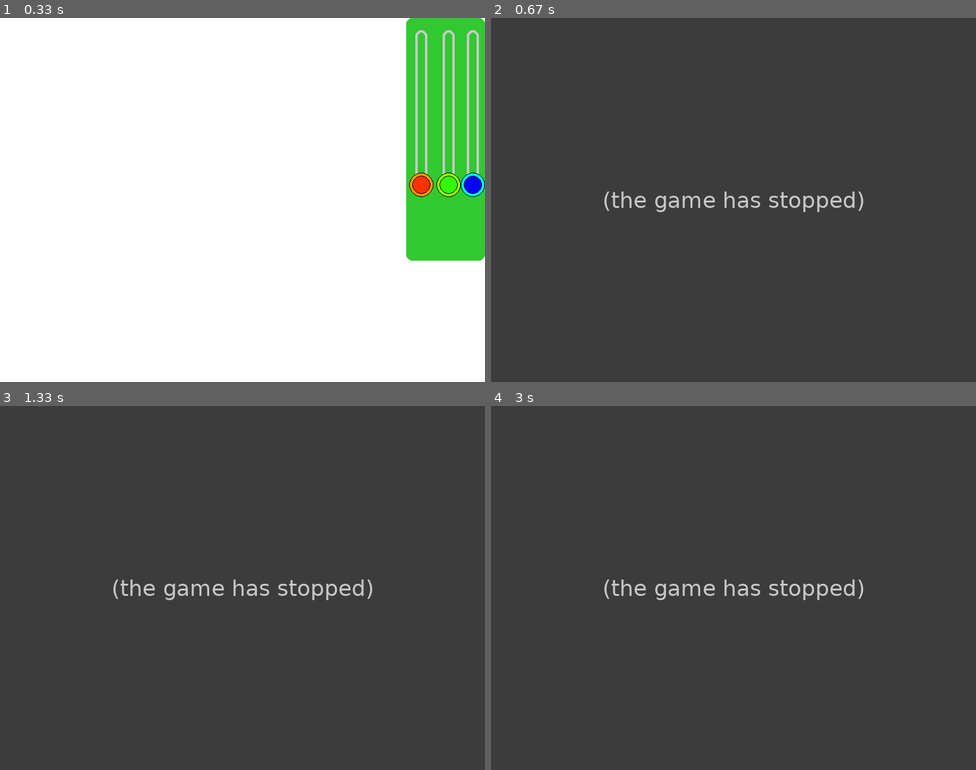
Above: before the commit, frames 1-4 (two rows, left to right).
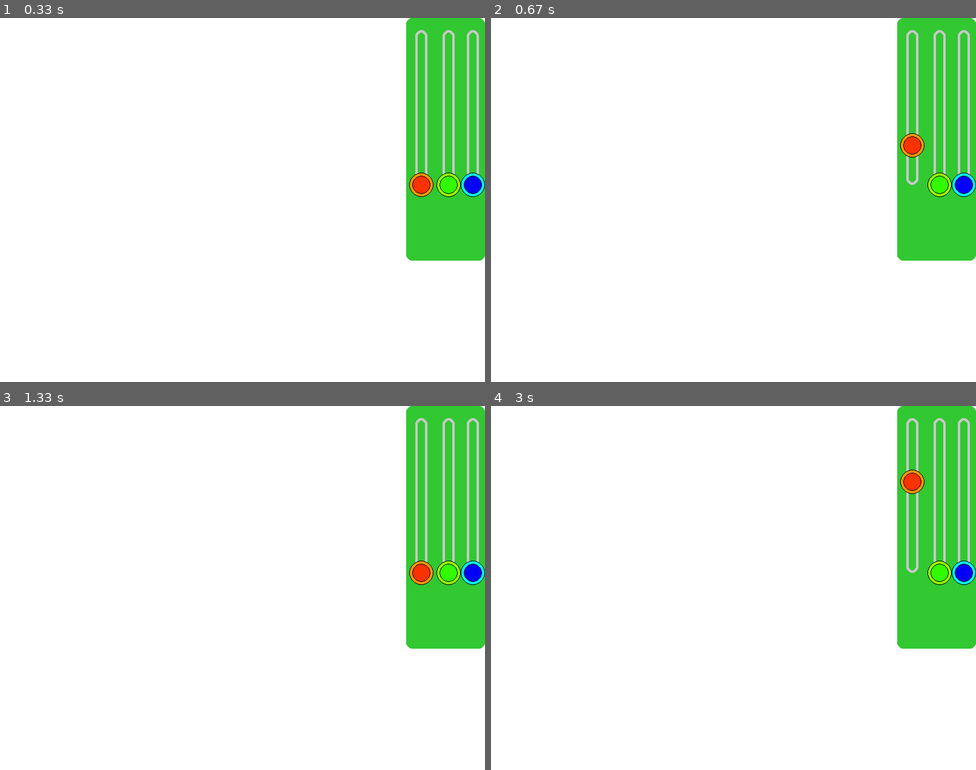
Above: after the commit, the same moments.

Repository: JohnAndPython/Pygame_ColorsPanel
Game: pygame game, started from main.py
Same seed, same stepped clock (60 frames per second), same inputs: the game is played once before the commit and once after it.
Inputs (mouse positions are in pixels of both pictures, inside the frame that each line leads up to):
- Up to frame 1 (0.33 s): no input
- Up to frame 2 (0.67 s): press the mouse at (912, 185) at 0.37 s; move the mouse to (748, 163) at 0.47 s; release the mouse at (583, 145) at 0.6 s
- Up to frame 3 (1.33 s): press the mouse at (421, 533) at 0.7 s; move the mouse to (354, 606) at 0.8 s; release the mouse at (286, 679) at 0.93 s
- Up to frame 4 (3 s): press the mouse at (912, 573) at 1.53 s; move the mouse to (825, 515) at 1.63 s; release the mouse at (738, 456) at 1.77 s; press the mouse at (912, 456) at 1.87 s; move the mouse to (815, 588) at 1.97 s; release the mouse at (723, 719) at 2.1 s; press the mouse at (912, 573) at 2.7 s; move the mouse to (849, 526) at 2.8 s; release the mouse at (786, 482) at 2.93 s

Frame 1 is identical in both runs. In frame 2, 100% of the frame differs, in the area x 0-100%, y 0-100%; in frame 3, 100%; in frame 4, 100%.
Error before the commit: AttributeError: 'Dot' object has no attribute 'offset' (panel.py line 27); the game stopped at 0.37 s (later frames are placeholders)

Commit message:
Updated Dot Class

Diff:
--- a/panel.py
+++ b/panel.py
@@ -14,22 +14,29 @@
         self.image = pygame.surface.Surface((self.size * 2 + 5, self.size * 2 + 5), pygame.SRCALPHA)
         self.rect = self.image.get_rect(centerx=posx, centery=posy)
 
+        self.offset = self.rect.centery - 255
+        self.miny = self.offset
+        self.maxy = self.rect.centery
+
         assert self.posy >= 255, f"The Center of the Object must be >= 255. posy = {self.posy}"
 
-    def update(self, posy: int, miny: int=0, maxy: int=255) -> None:
+    def update(self, posy: int) -> None:
         self.rect.centery = posy
 
-        if self.rect.centery < miny:
-            self.rect.centery = miny
-        elif self.rect.centery > maxy:
-            self.rect.centery = maxy
+        if self.rect.centery < self.miny:
+            self.rect.centery = self.miny
+        elif self.rect.centery > self.maxy:
+            self.rect.centery = self.maxy
 
-        self.cur_posy = 255 - (self.rect.centery - self.offset)
-        #print(self.cur_posy)
+        self.cur_posy = 255 - self.rect.centery + self.offset
+        print(self.cur_posy)
 
 
     def set_center(self, posxy: tuple[int, int]) -> None:
         self.rect.center = posxy
+        self.offset = self.rect.centery - 255
+        self.miny = self.offset
+        self.maxy = self.rect.centery
 
 
     def draw(self, root_surf: pygame.Surface) -> None:
